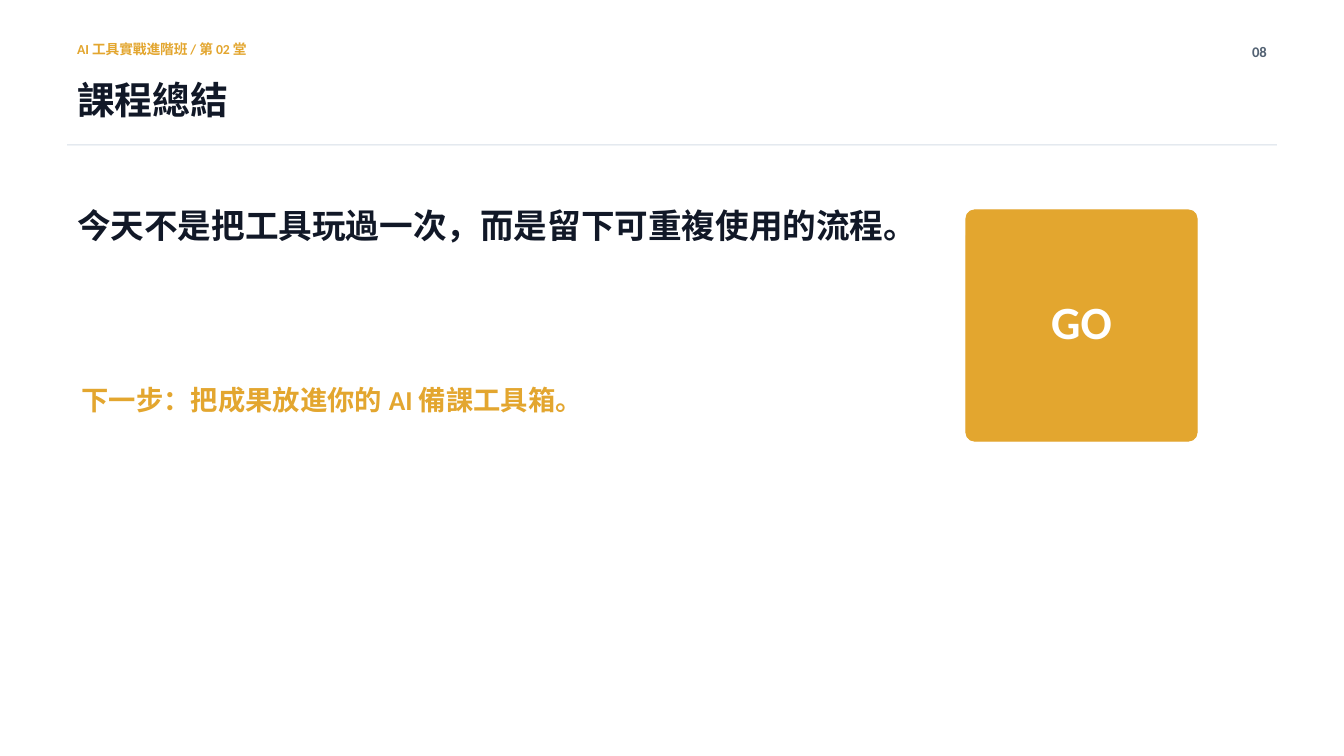
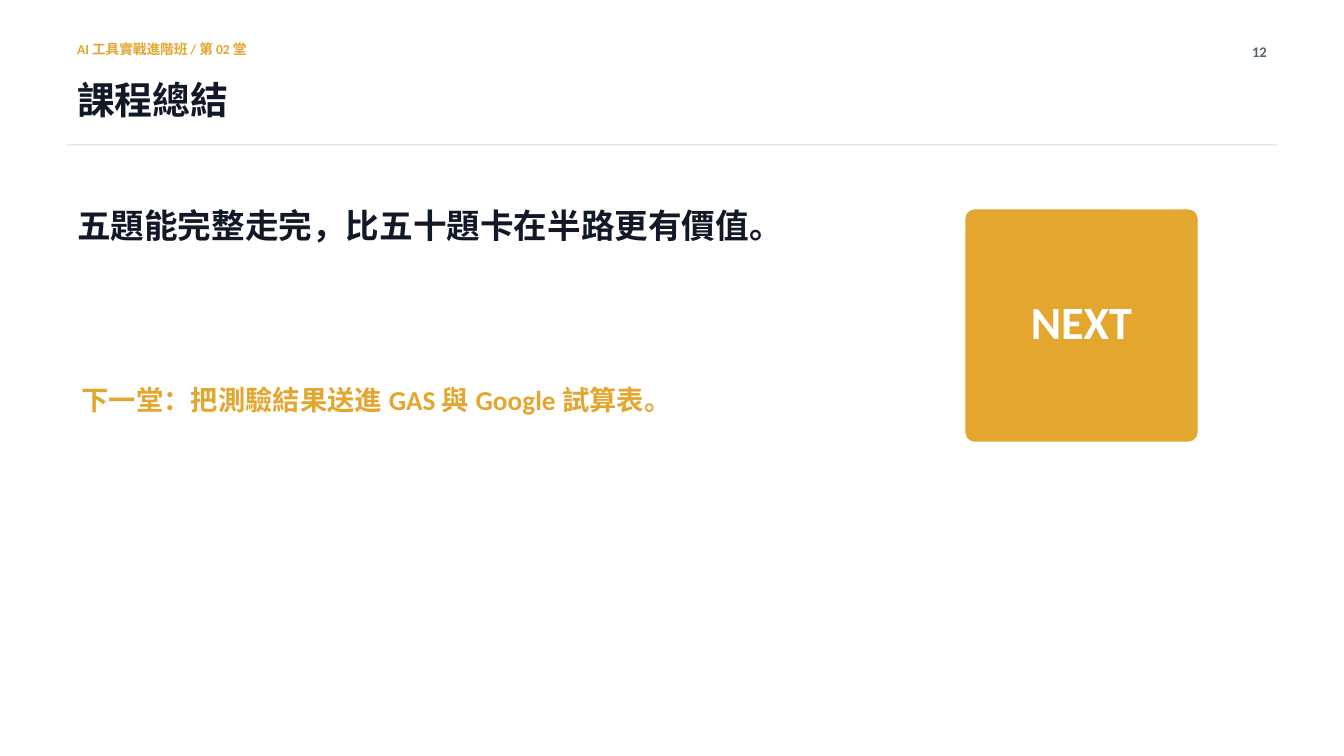
Before and after one commit to Calumai/calumai.com, a slide deck: slide 12 of class/ppt/lesson-02.pptx (slide 8 before the commit). Drawn at 1344x756 pixels with LibreOffice and Linux fonts; fonts in the diff are those of the drawing. Boxes give left, top, right and bottom in pixels: in the first picture for what was removed or moved away, otherwise in the second. Text is boxed around its words. In the diff, an @@ line names an element or a change of style, - is before the commit and + after.

```diff
--- a/class/ppt/lesson-02.pptx
+++ b/class/ppt/lesson-02.pptx
@@ text at (x1=1252, y1=47, x2=1267, y2=57): text changed @@
-08
+12
@@ text at (x1=77, y1=209, x2=783, y2=243): text changed @@
-今天不是把工具玩過一次，而是留下可重複使用的流程。
+五題能完整走完，比五十題卡在半路更有價值。
@@ text at (x1=1031, y1=309, x2=1132, y2=339): text changed @@
-GO
+NEXT
@@ text at (x1=81, y1=386, x2=671, y2=415): text changed @@
-下一步：把成果放進你的 AI 備課工具箱。
+下一堂：把測驗結果送進 GAS 與 Google 試算表。
```
Also in this commit, not shown: 6 other slides changed, 5 slides added, 1 slide removed, 48 other files.
